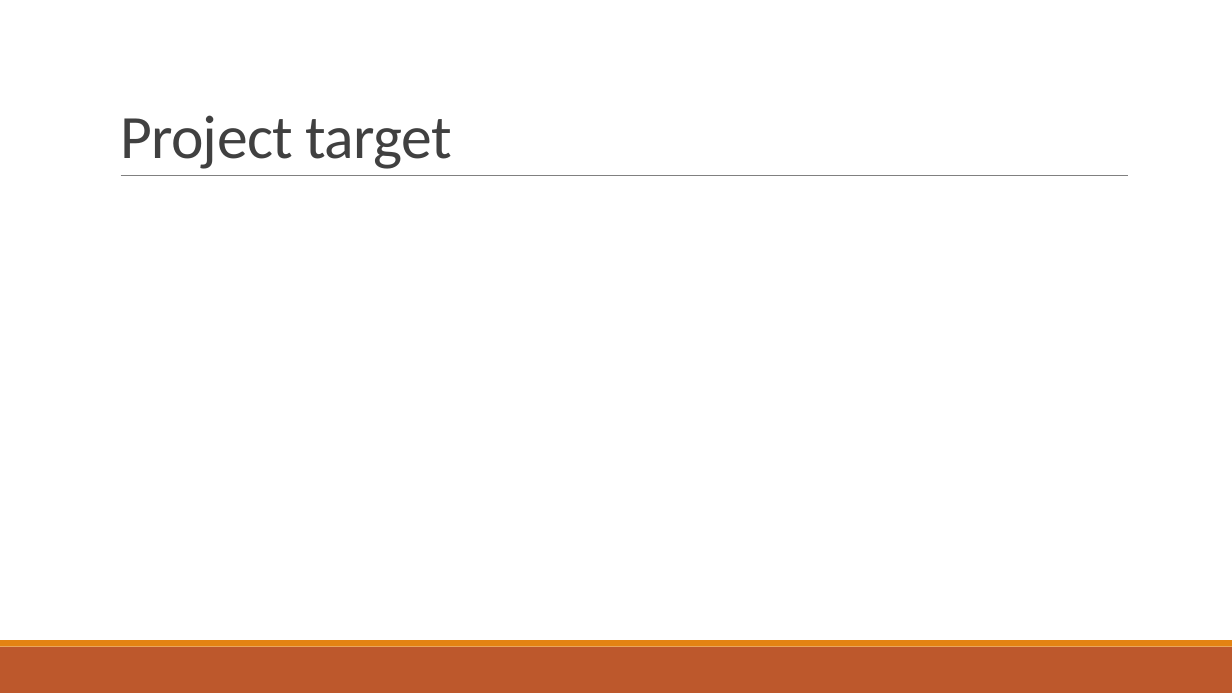
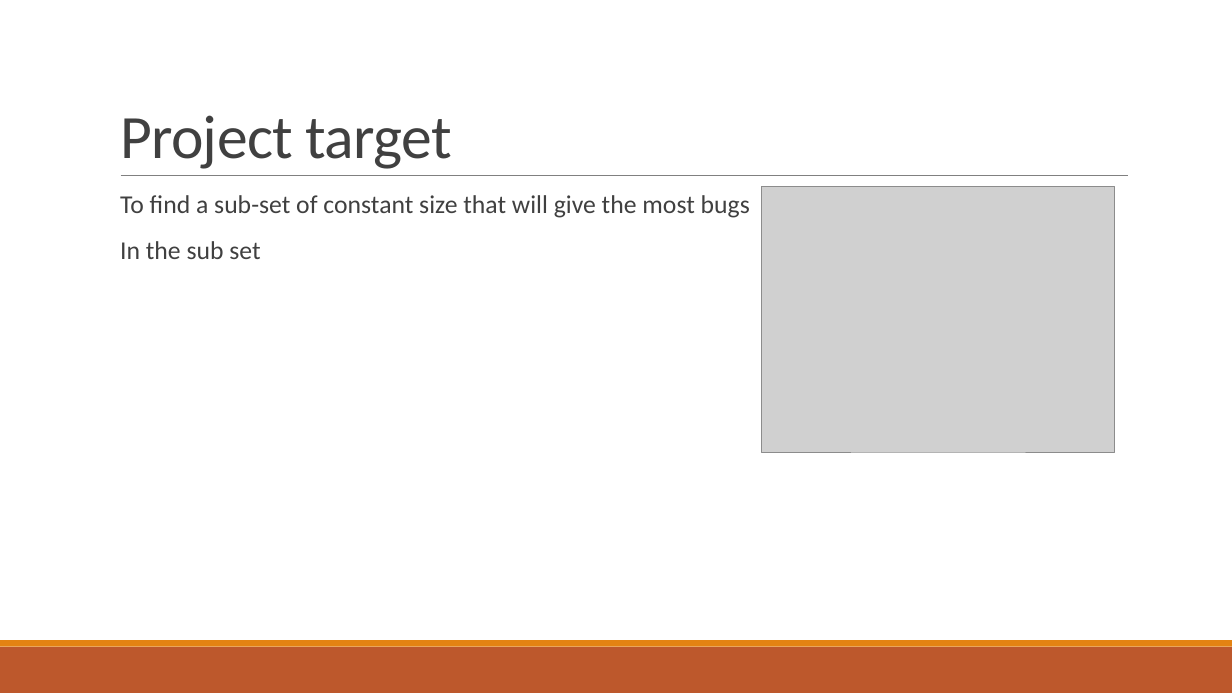
Before and after one commit to AvitanAmir/bgu-aitesting-testoptimizer, a slide deck: slide 2 of presentation.pptx. Drawn at 1232x693 pixels with LibreOffice and Linux fonts; fonts in the diff are those of the drawing; grey boxes stand for pictures. Boxes give left, top, right and bottom in pixels: in the first picture for what was removed or moved away, otherwise in the second. Text is boxed around its words. In the diff, an @@ line names an element or a change of style, - is before the commit and + after.

```diff
--- a/presentation.pptx
+++ b/presentation.pptx
@@ text added at (120, 195, 750, 259), 20 pt, text #404040 @@
+  To find a sub-set of constant size that will give the most bugs
+  In the sub set
@@ picture added at (762, 187, 1116, 452) @@
```
Also in this commit, not shown: 1 other slide changed, 1 other file.
